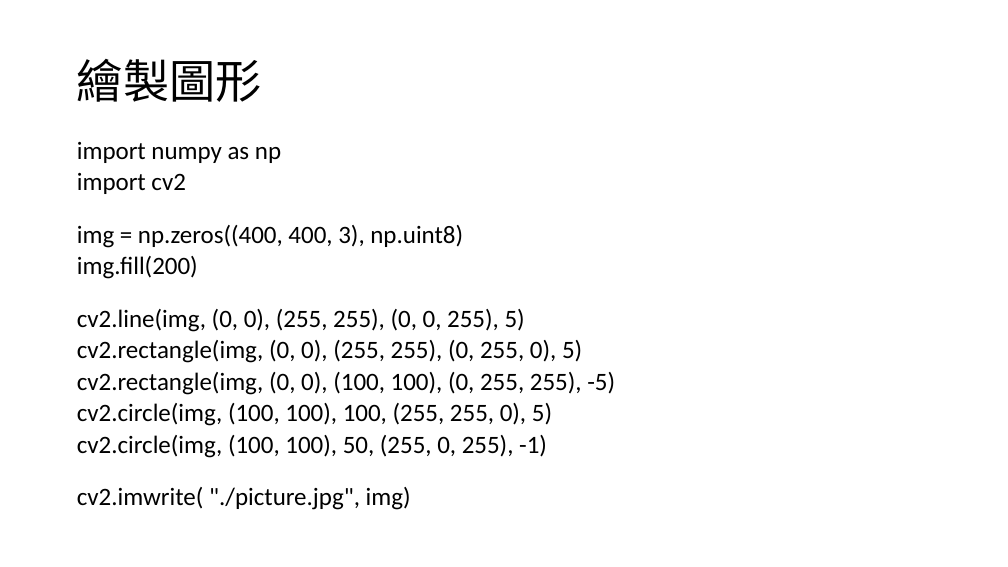
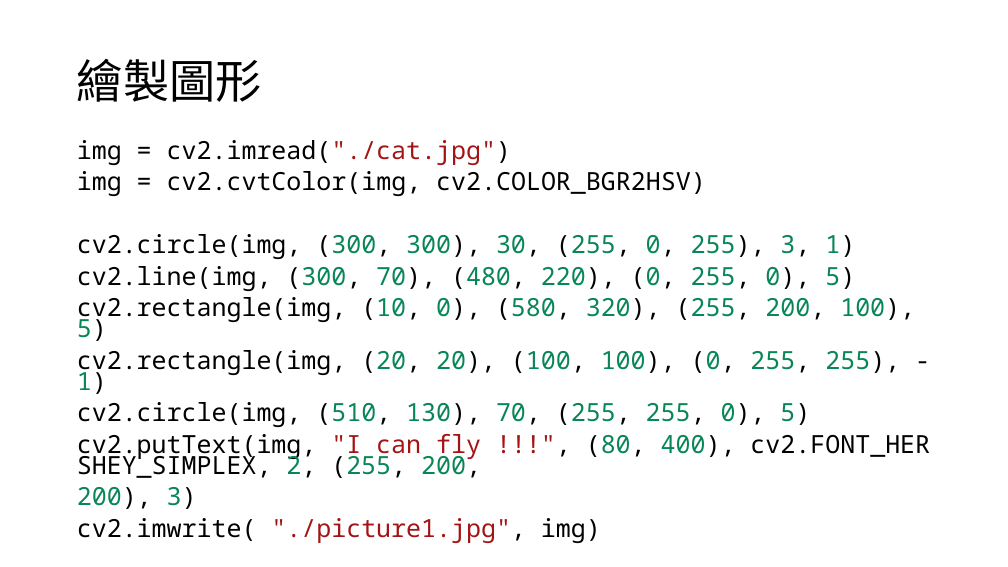
Before and after one commit to lohsuan/Multimedia-Tech, a slide deck: slide 11 of hw1_opencv/Hw1_openCV.pptx. Drawn at 1008x567 pixels with LibreOffice and Linux fonts; fonts in the diff are those of the drawing. Boxes give left, top, right and bottom in pixels: in the first picture for what was removed or moved away, otherwise in the second. Text is boxed around its words. In the diff, an @@ line names an element or a change of style, - is before the commit and + after.

Commit message:
picture modified

```diff
--- a/hw1_opencv/Hw1_openCV.pptx
+++ b/hw1_opencv/Hw1_openCV.pptx
@@ text at (x1=77, y1=140, x2=930, y2=543): text changed; font Calibri to Noto Sans Mono @@
-import numpy as np
-import cv2
-img = np.zeros((400, 400, 3), np.uint8)
-img.fill(200)
-cv2.line(img, (0, 0), (255, 255), (0, 0, 255), 5)
-cv2.rectangle(img, (0, 0), (255, 255), (0, 255, 0), 5)
-cv2.rectangle(img, (0, 0), (100, 100), (0, 255, 255), -5)
-cv2.circle(img, (100, 100), 100, (255, 255, 0), 5)
-cv2.circle(img, (100, 100), 50, (255, 0, 255), -1)
-cv2.imwrite( "./picture.jpg", img)
+img = cv2.imread("./cat.jpg")
+img = cv2.cvtColor(img, cv2.COLOR_BGR2HSV)
+cv2.circle(img, (300, 300), 30, (255, 0, 255), 3, 1)
+cv2.line(img, (300, 70), (480, 220), (0, 255, 0), 5)
+cv2.rectangle(img, (10, 0), (580, 320), (255, 200, 100), 5)
+cv2.rectangle(img, (20, 20), (100, 100), (0, 255, 255), -1)
+cv2.circle(img, (510, 130), 70, (255, 255, 0), 5)
+cv2.putText(img, "I can fly !!!", (80, 400), cv2.FONT_HERSHEY_SIMPLEX, 2, (255, 200,
+200), 3)
+cv2.imwrite( "./picture1.jpg", img)
```
Also in this commit, not shown: 1 other slide changed, 6 other files.
